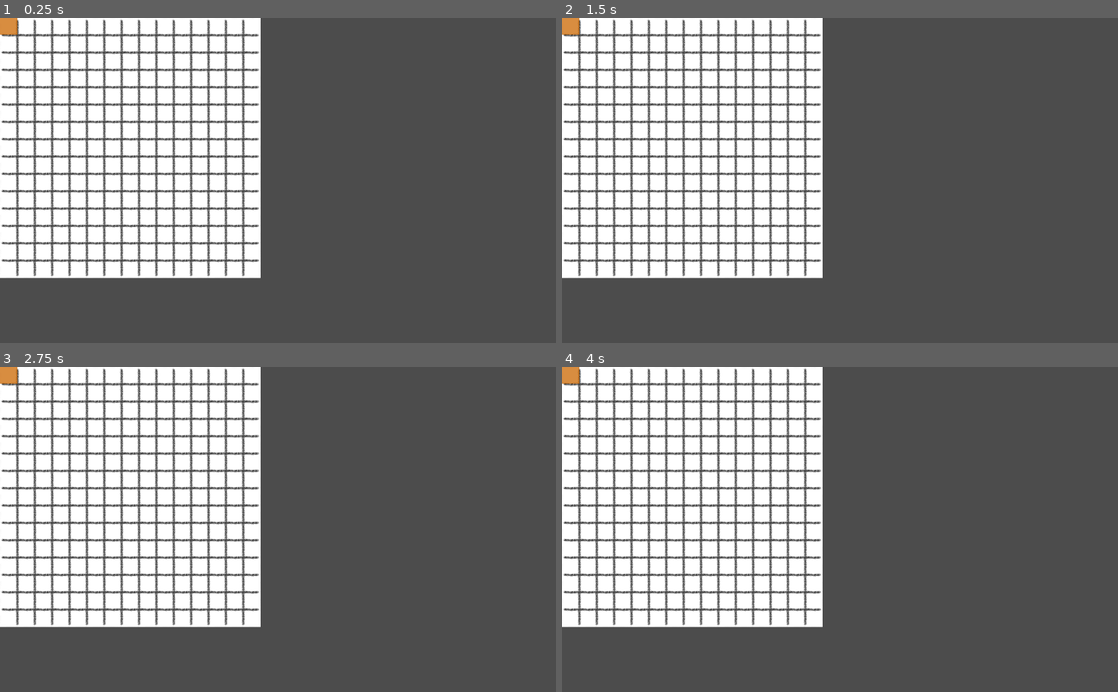
Above: before the commit, frames 1-4 (two rows, left to right).
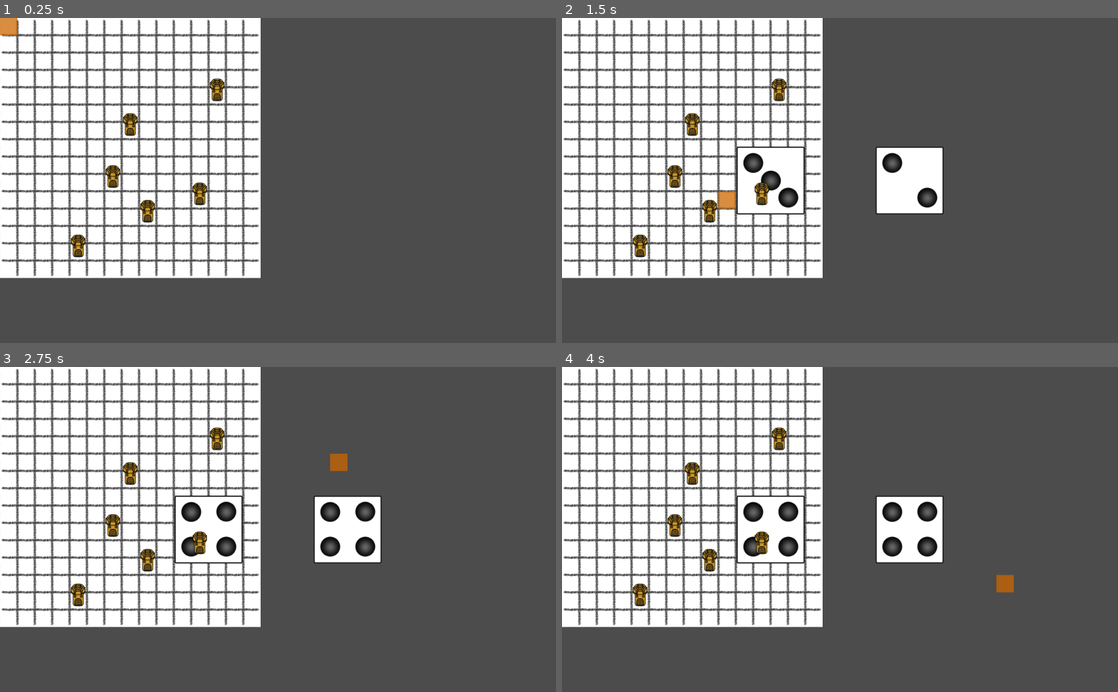
Above: after the commit, the same moments.

Repository: TinyBuilder/gmtk2022
Game: Godot game, scene res://Field.tscn
Same seed, same stepped clock (60 frames per second), same inputs: the game is played once before the commit and once after it.
Inputs (mouse positions are in pixels of both pictures, inside the frame that each line leads up to):
- Up to frame 1 (0.25 s): no input
- Up to frame 2 (1.5 s): tap Enter at 0.5 s; move the mouse to (962, 164) at 0.52 s; click (962, 164) at 0.67 s; move the mouse to (728, 196) at 1.27 s; click (728, 196) at 1.42 s
- Up to frame 3 (2.75 s): tap Space at 2 s; move the mouse to (333, 458) at 2.02 s; click (333, 458) at 2.17 s
- Up to frame 4 (4 s): tap Enter at 2.75 s; move the mouse to (812, 594) at 2.77 s; click (812, 594) at 2.92 s; tap Space at 3.5 s; move the mouse to (1006, 578) at 3.52 s; click (1006, 578) at 3.67 s

The runs differ from the first frame. In frame 1, 0.9% of the frame differs, in the area x 0-41%, y 5-74%; in frame 2, 4.8%, in the area x 0-69%, y 0-74%; in frame 3, 4.8%; in frame 4, 4.8%.
Error before the commit: Parse Error: Too few arguments for "dice_roll()" call. Expected at least 1. (res://Field.gd:42)

Commit message:
Finished dice roller functionality allowing the selection of dice

Diff:
--- a/Dice.gd
+++ b/Dice.gd
@@ -8,11 +8,12 @@
 var roll_progress = 0
 var last_result = 0
 var fast_roll = 1/30
-onready var timer = $Timer
 onready var sprite = $AnimatedSprite
 
+signal done
+
 func roll(determined_result) :
-	print("rolling")
+	# print("rolling")
 	roll_progress = 1
 	result = determined_result
 
@@ -51,3 +52,4 @@
 	if roll_progress > 60:
 		roll_progress = 0
 		sprite.frame = result - 1
+		emit_signal("done")
--- a/Dice.tscn
+++ b/Dice.tscn
@@ -46,7 +46,3 @@
 
 [node name="AnimatedSprite" type="AnimatedSprite" parent="."]
 frames = SubResource( 8 )
-
-[node name="Timer" type="Timer" parent="."]
-
-[connection signal="timeout" from="Timer" to="." method="_on_Timer_timeout"]
--- /dev/null
+++ b/DiceRoller.gd
@@ -0,0 +1,61 @@
+extends Node2D
+
+
+# Declare member variables here. Examples:
+# var a = 2
+# var b = "text"
+var is_rolling = false
+var dice1_done = false
+var dice2_done = false
+var result = 0
+onready var dice1 = $DiceContainer1/CollisionShape2D/Dice1
+onready var dice2 = $DiceContainer2/CollisionShape2D/Dice2
+
+func roll():
+	is_rolling = true
+	dice1.roll(Global.rng.randi_range(1,6))
+	dice2.roll(Global.rng.randi_range(1,6))
+
+# Called when the node enters the scene tree for the first time.
+func _ready():
+	pass
+
+# Called every frame. 'delta' is the elapsed time since the previous frame.
+#func _process(delta):
+#	pass
+
+func _on_DiceContainer1_input_event(_viewport:Node, event:InputEvent, _shape_idx:int):
+	if is_rolling:
+		return
+
+	if event is InputEventMouseButton:
+		if event.pressed:
+			result = dice1.result
+			hide()
+
+func _on_DiceContainer2_input_event(_viewport:Node, event:InputEvent, _shape_idx:int):
+	if is_rolling:
+		return
+
+	if event is InputEventMouseButton:
+		if event.pressed:
+			result = dice2.result
+			hide()
+
+func _on_Dice1_done():
+	if dice2_done:
+		is_rolling = false
+		dice2_done = false
+		dice1_done = false
+		return
+
+	dice1_done = true
+
+func _on_Dice2_done():
+	if dice1_done:
+		is_rolling = false
+		dice1_done = false
+		dice2_done = false
+		return
+
+	dice2_done = true
--- a/DiceRoller.tscn
+++ b/DiceRoller.tscn
@@ -1,15 +1,16 @@
-[gd_scene load_steps=3 format=2]
+[gd_scene load_steps=5 format=2]
 
 [ext_resource path="res://Dice.tscn" type="PackedScene" id=1]
+[ext_resource path="res://DiceRoller.gd" type="Script" id=2]
 
 [sub_resource type="RectangleShape2D" id=1]
 extents = Vector2( 64, 64 )
 
+[sub_resource type="RectangleShape2D" id=2]
+extents = Vector2( 64, 64 )
+
 [node name="DiceRoller" type="Node2D"]
-
-[node name="Dice2" parent="." instance=ExtResource( 1 )]
-position = Vector2( 128, 0 )
-scale = Vector2( 0.5, 0.5 )
+script = ExtResource( 2 )
 
 [node name="DiceContainer1" type="Area2D" parent="."]
 position = Vector2( -128, 0 )
@@ -17,5 +18,20 @@
 [node name="CollisionShape2D" type="CollisionShape2D" parent="DiceContainer1"]
 shape = SubResource( 1 )
 
-[node name="Dice1" parent="DiceContainer1" instance=ExtResource( 1 )]
+[node name="Dice1" parent="DiceContainer1/CollisionShape2D" instance=ExtResource( 1 )]
 scale = Vector2( 0.5, 0.5 )
+
+[node name="DiceContainer2" type="Area2D" parent="."]
+position = Vector2( 128, 0 )
+
+[node name="CollisionShape2D" type="CollisionShape2D" parent="DiceContainer2"]
+shape = SubResource( 2 )
+
+[node name="Dice2" parent="DiceContainer2/CollisionShape2D" instance=ExtResource( 1 )]
+scale = Vector2( 0.5, 0.5 )
+
+[connection signal="visibility_changed" from="." to="." method="_on_DiceRoller_visibility_changed"]
+[connection signal="input_event" from="DiceContainer1" to="." method="_on_DiceContainer1_input_event"]
+[connection signal="done" from="DiceContainer1/CollisionShape2D/Dice1" to="." method="_on_Dice1_done"]
+[connection signal="input_event" from="DiceContainer2" to="." method="_on_DiceContainer2_input_event"]
+[connection signal="done" from="DiceContainer2/CollisionShape2D/Dice2" to="." method="_on_Dice2_done"]
--- a/Field.gd
+++ b/Field.gd
@@ -19,16 +19,10 @@
 var Castle = preload("res://Castle.tscn")
 var castles = []
 
-func dice_roll(position) :
+func dice_roll() :
 	is_rolling = true
-	var dice = Dice.instance()
-	rolling_dice.append(dice)
-	add_child(dice)
-	var dice_value = Global.rng.randi_range(1, 6)
-	dice.global_position = position
-	dice.roll(dice_value)
-	$RollTimer.start()
-	return dice_value
+	$DiceRoller.show()
+	$DiceRoller.roll()
 
 func make_move(cell, dice):
 	dice.global_position = $TileMap.map_to_world(cell)
@@ -37,7 +31,7 @@
 	if event is InputEventMouseButton:
 		# var pos = event.position
 		# var cell = $TileMap.world_to_map($TileMap.to_local(pos))
-		if event.pressed :
+		if event.pressed and not is_rolling:
 			print("click")
 			dice_roll()
 			# $TileMap.set_cellv(cell, 1)
@@ -70,9 +64,6 @@
 	#OS.window_size = Vector2(board_height * 64, board_width * 64)
 	screen_center = OS.window_size / 2
 
-
-
-
 # Called every frame. 'delta' is the elapsed time since the previous frame.
 func _process(_delta):
 	var cursor_position = get_local_mouse_position()
@@ -82,3 +73,14 @@
 
 func _on_RollTimer_timeout():
 	is_rolling = false
+
+
+func _on_DiceRoller_hide():
+	print("Selected dice: ", $DiceRoller.result)
+	if turn == 1:
+		player_dice = $DiceRoller.result
+
+	if turn == 2:
+		opponent_dice = $DiceRoller.result
+
+	is_rolling = false
--- a/Field.tscn
+++ b/Field.tscn
@@ -1,7 +1,8 @@
-[gd_scene load_steps=4 format=2]
+[gd_scene load_steps=5 format=2]
 
 [ext_resource path="res://assets/32x32/Board_tile_set.png" type="Texture" id=1]
 [ext_resource path="res://Field.gd" type="Script" id=2]
+[ext_resource path="res://DiceRoller.tscn" type="PackedScene" id=3]
 
 [sub_resource type="TileSet" id=1]
 0/name = "Board_tile_set.png 0"
@@ -43,4 +44,9 @@
 [node name="RollTimer" type="Timer" parent="."]
 wait_time = 2.0
 
+[node name="DiceRoller" parent="." instance=ExtResource( 3 )]
+visible = false
+position = Vector2( 512, 300 )
+
 [connection signal="timeout" from="RollTimer" to="." method="_on_RollTimer_timeout"]
+[connection signal="hide" from="DiceRoller" to="." method="_on_DiceRoller_hide"]
Not shown, added: assets/32x32/dice_spritesheet_small.png.import
